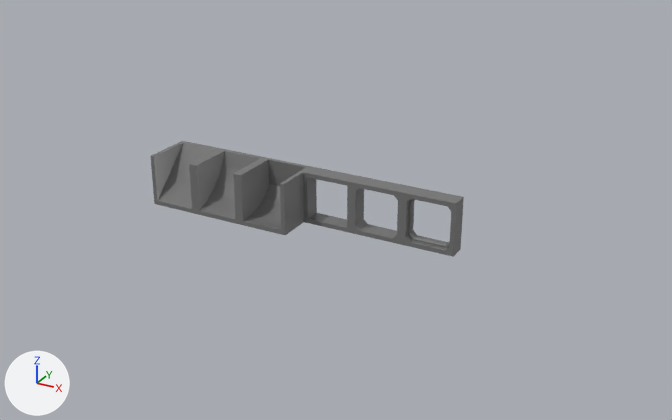
Before and after pictures for a commit that changed the Blender file Assets/Models/LevelBuilding/Hall/Hall.blend.
Before and after are seen from a 50 mm camera at (20.1, -41.4, 20.1) aimed at (-2.2, -0.9, -0.1). Every picture has the same lights, and +X, +Y and +Z are marked at lower left. The picture after the commit comes second.
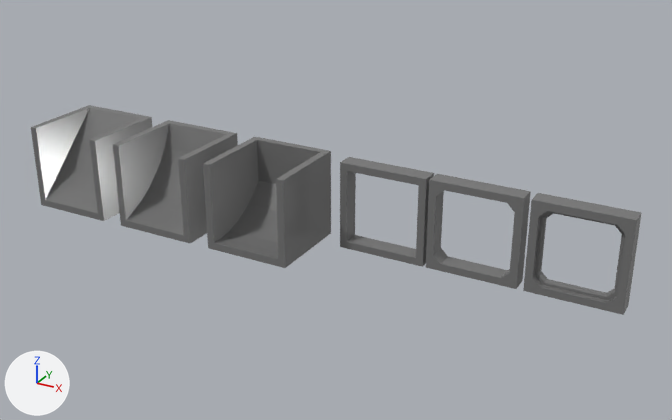
Where the change shows, as pixel boxes [x1, y1, x2, y2] in the pictures (672 x 420 px):
'Cube.003', moved, rescaled (70% wider, 69% taller)
    before: [237, 158, 312, 235]
    after: [203, 137, 331, 268]
'Cube.004', moved, rescaled (68% wider, 63% taller)
    before: [193, 149, 267, 224]
    after: [113, 120, 238, 243]
'Cube.005', moved, rescaled (65% wider, 58% taller)
    before: [150, 141, 223, 214]
    after: [31, 105, 152, 221]
'Cube.002', moved, rescaled (88% wider, 71% taller)
    before: [401, 186, 464, 257]
    after: [523, 193, 642, 315]
'Cube', moved, rescaled (77% wider, 66% taller)
    before: [351, 176, 410, 245]
    after: [426, 174, 531, 289]
'Cube.001', moved, rescaled (64% wider, 66% taller)
    before: [303, 167, 360, 233]
    after: [340, 157, 434, 267]

The change, as a diff of the scene's bpy script:
```diff
--- a/Assets/Models/LevelBuilding/Hall/Hall.blend.py
+++ b/Assets/Models/LevelBuilding/Hall/Hall.blend.py
@@ me_cube @@
 # used by ob_cube; location = (0.0, 0.0, 0.0)
-me_cube.from_pydata(...)  # 32 vertices, 28 faces; spans x -1.5..1.5, y -0.5..0.5, z -1.5..1.5
+me_cube.from_pydata(...)  # 32 vertices, 28 faces; spans x -2.5..2.5, y -0.5..0.5, z -2.5..2.5
+# me_cube part 1: the whole mesh is scaled about its middle by (1.67, 1, 1.67)
 me_cube.materials.append(mat_material)
@@ me_cube_001 @@
 # used by ob_cube_001; location = (-3.0, 0.0, 0.0)
-me_cube_001.from_pydata(...)  # 16 vertices, 16 faces; spans x -1.5..1.5, y -0.5..0.5, z -1.5..1.5
+me_cube_001.from_pydata(...)  # 16 vertices, 16 faces; spans x -2.5..2.5, y -0.5..0.5, z -2.5..2.5
+# me_cube_001 part 2: the whole mesh is scaled about its middle by (1.67, 1, 1.67)
 me_cube_001.materials.append(mat_material)
@@ me_cube_002 @@
 # used by ob_cube_002; location = (3.0, 0.0, 0.0)
-me_cube_002.from_pydata(...)  # 80 vertices, 76 faces; spans x -1.5..1.5, y -0.5..0.5, z -1.5..1.5
+me_cube_002.from_pydata(...)  # 80 vertices, 76 faces; spans x -2.5..2.5, y -0.5..0.5, z -2.5..2.5
+# me_cube_002 part 3: the whole mesh is scaled about its middle by (1.67, 1, 1.67)
 me_cube_002.materials.append(mat_material)
@@ me_cube_003 @@
 # used by ob_cube_003; location = (-6.0, 0.0, 0.0)
-me_cube_003.from_pydata(...)  # 34 vertices, 29 faces; spans x -1.5..1.5, y -2.5..0.5, z -1.5..1.5
+me_cube_003.from_pydata(...)  # 34 vertices, 29 faces; spans x -2.5..2.5, y -4.17..0.83, z -2.5..2.5
+# me_cube_003 part 4: the whole mesh is scaled about the mesh origin by 1.67
 me_cube_003.materials.append(mat_material)
@@ me_cube_006 @@
 # used by ob_cube_004; location = (-9.0, 0.0, 0.0)
-me_cube_006.from_pydata(...)  # 30 vertices, 23 faces; spans x -1.5..1.5, y -2.5..0.5, z -1.5..1.5
+me_cube_006.from_pydata(...)  # 30 vertices, 23 faces; spans x -2.5..2.5, y -4.17..0.83, z -2.5..2.5
+# me_cube_006 part 5: the whole mesh is scaled about the mesh origin by 1.67
 me_cube_006.materials.append(mat_material)
@@ me_cube_007 @@
 # used by ob_cube_005; location = (-12.0, 0.0, 0.0)
-me_cube_007.from_pydata(...)  # 14 vertices, 13 faces; spans x -1.5..1.5, y -2.5..0.5, z -1.5..1.5
+me_cube_007.from_pydata(...)  # 14 vertices, 13 faces; spans x -2.5..2.5, y -4.17..0.83, z -2.5..2.5
+# me_cube_007 part 6: the whole mesh is scaled about the mesh origin by 1.67
 me_cube_007.materials.append(mat_material)
@@ ob_cube @@
 ob_cube = bpy.data.objects.new('Cube', me_cube)
-ob_cube.location = (0.0, 0.0, 0.0)
+ob_cube.location = (5.47, 0.0, 0.0)
@@ ob_cube_001 @@
 ob_cube_001 = bpy.data.objects.new('Cube.001', me_cube_001)
-ob_cube_001.location = (-3.0, 0.0, 0.0)
+ob_cube_001.location = (0.31, 0.0, 0.0)
@@ ob_cube_002 @@
 ob_cube_002 = bpy.data.objects.new('Cube.002', me_cube_002)
-ob_cube_002.location = (3.0, 0.0, 0.0)
+ob_cube_002.location = (10.84, 0.0, 0.0)
@@ ob_cube_004 @@
 ob_cube_004 = bpy.data.objects.new('Cube.004', me_cube_006)
-ob_cube_004.location = (-9.0, 0.0, 0.0)
+ob_cube_004.location = (-12.23, 0.0, 0.0)
@@ ob_cube_005 @@
 ob_cube_005 = bpy.data.objects.new('Cube.005', me_cube_007)
-ob_cube_005.location = (-12.0, 0.0, 0.0)
+ob_cube_005.location = (-18.52, 0.0, 0.0)
```
